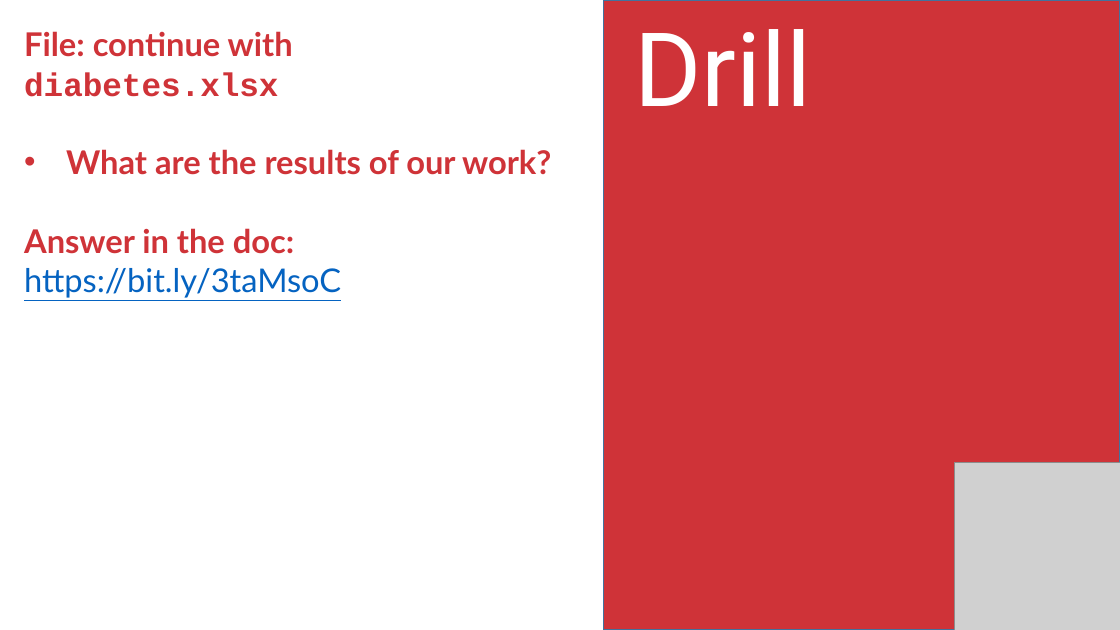
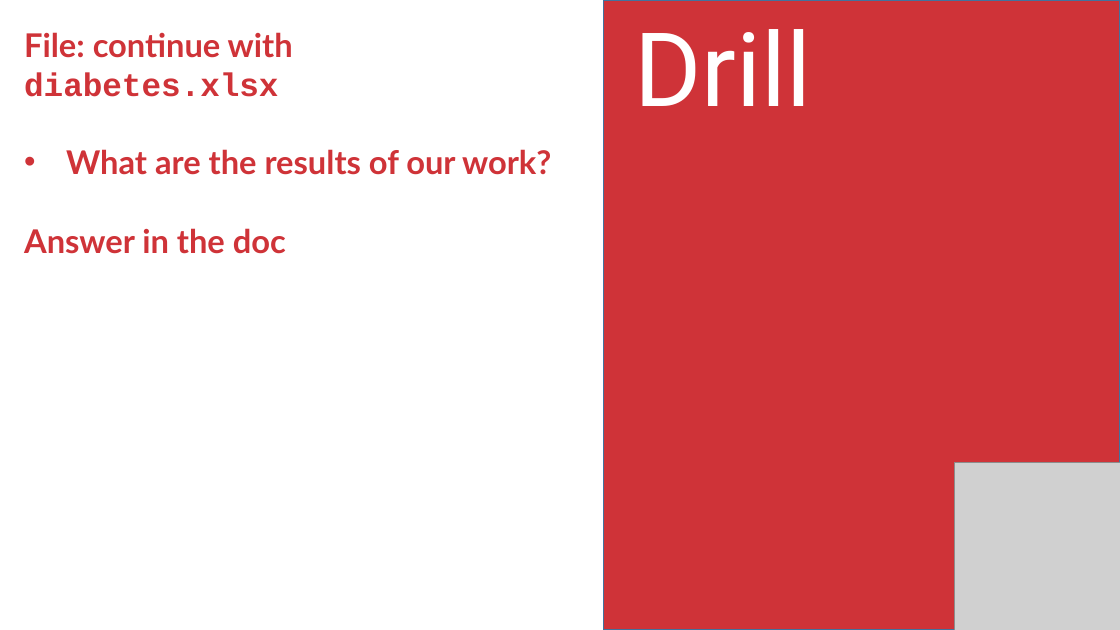
Before and after one commit to stringfestdata/aina-foundations-of-analytics, a slide deck: slide 35 of aina-foundations-of-analytics.pptx (slide 31 before the commit). Drawn at 1120x630 pixels with LibreOffice and Linux fonts; fonts in the diff are those of the drawing; grey boxes stand for pictures. Boxes give left, top, right and bottom in pixels: in the first picture for what was removed or moved away, otherwise in the second. Text is boxed around its words. In the diff, an @@ line names an element or a change of style, - is before the commit and + after.

```diff
--- a/aina-foundations-of-analytics.pptx
+++ b/aina-foundations-of-analytics.pptx
@@ text at (x1=24, y1=228, x2=286, y2=254): text changed; text colour #0563C1 to #CF3338; bold on @@
-Answer in the doc: https://bit.ly/3taMsoC
+Answer in the doc
```
Also in this commit, not shown: 8 other slides changed, 4 slides added, 2 other files.
